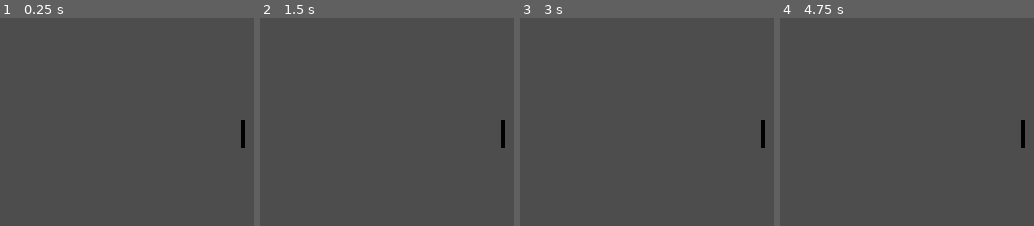
Above: before the commit, frames 1-4 (left to right).
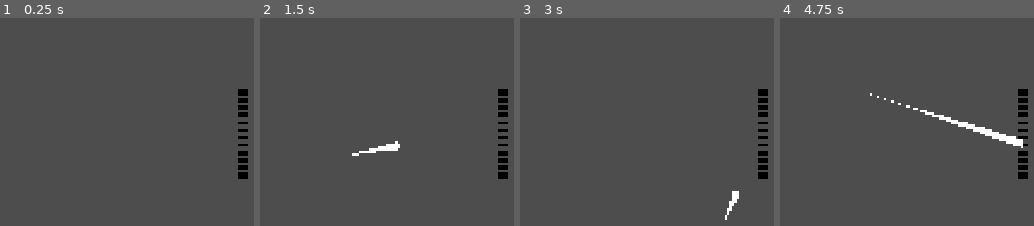
Above: after the commit, the same moments.

Repository: nstryder/Pumpkin-And-Mayhem
Game: Godot game, scene res://debug/test_slice.tscn
The game is run twice, just before and just after one commit, with the same random seed, the same clock (stepped at 60 frames per second) and the same inputs.
Inputs (mouse positions are in pixels of both pictures, inside the frame that each line leads up to):
- Up to frame 1 (0.25 s): no input
- Up to frame 2 (1.5 s): tap Enter at 0.5 s; move the mouse to (outside the picture) at 0.52 s; click (outside the picture) at 0.67 s; tap Space at 1.25 s; drag from (343, 157) to (503, 124) at 1.27 s
- Up to frame 3 (3 s): move the mouse to (outside the picture) at 2.02 s; click (outside the picture) at 2.17 s; tap Enter at 2.75 s; drag from (723, 223) to (763, 134) at 2.77 s
- Up to frame 4 (4.75 s): move the mouse to (outside the picture) at 3.52 s; click (outside the picture) at 3.67 s; tap Space at 4.25 s; drag from (782, 65) to (1023, 144) at 4.27 s

The runs differ from the first frame. In frame 1, 1.1% of the frame differs, in the area x 93-98%, y 34-78%; in frame 2, 1.5%; in frame 3, 1.3%; in frame 4, 2.2%, in the area x 35-98%, y 34-78%.

Commit message:
Add vfx to slice + Allow start click from anywhere

Diff:
--- a/debug/test_slice.tscn
+++ b/debug/test_slice.tscn
@@ -9,6 +9,6 @@
 [node name="SliceInput" parent="." unique_id=1655751501 instance=ExtResource("1_2n3ak")]
 
 [node name="Camera2D" type="Camera2D" parent="." unique_id=417564042]
-zoom = Vector2(3, 3)
+zoom = Vector2(9, 9)
 
 [connection signal="sliced" from="SliceInput" to="." method="_on_slice_input_sliced"]
--- a/project.godot
+++ b/project.godot
@@ -31,6 +31,7 @@
 window/size/viewport_height=1080
 window/stretch/mode="canvas_items"
 window/stretch/aspect="expand"
+display_server/driver.linuxbsd="wayland"
 
 [physics]
 
--- a/src/slice_input.gd
+++ b/src/slice_input.gd
@@ -22,7 +22,10 @@
 		_setup_areas()
 
 
-var is_dragging: bool = false
+var is_dragging: bool = false:
+	set(value):
+		is_dragging = value
+		trail.enabled = value
 
 var start_position: Vector2
 var end_position: Vector2
@@ -31,6 +34,8 @@
 @onready var mid_area: Area2D = $MidArea
 @onready var low_area: Area2D = $LowArea
 @onready var valid_area: Area2D = $ValidArea
+@onready var trail: Trail = $Trail
+@onready var slice_vfx: SliceVfx = $SliceVfx
 
 
 # Dragging starts if player clicks on a high or low area.
@@ -74,10 +79,6 @@
 		_on_release()
 
 
-func _physics_process(_delta: float) -> void:
-	pass
-
-
 func _event_is_left_click(event: InputEvent) -> bool:
 	if event is not InputEventMouseButton:
 		return false
@@ -91,11 +92,9 @@
 		return
 
 	var click_position: Vector2 = get_global_mouse_position()
-	if not point_touches_areas(click_position, [valid_area]):
-		return
-
 	start_position = click_position
 	is_dragging = true
+	print("Starting slice at ", start_position)
 
 
 func _on_release() -> void:
@@ -107,6 +106,8 @@
 	print("Ending slice at ", end_position)
 	if is_valid_slice():
 		sliced.emit()
+		var vfx_distance: float = (line_length / 2.0) + 24
+		slice_vfx.show_slice(Vector2(0, -vfx_distance), Vector2(0, vfx_distance), 0.1)
 
 
 ## A valid slice occurs if the formed line touches all 3 areas.
@@ -158,5 +159,4 @@
 
 
 func _on_valid_area_mouse_exited() -> void:
-	print("Mouse exiting valid area.")
 	_on_release()
--- a/src/slice_input.tscn
+++ b/src/slice_input.tscn
@@ -1,6 +1,9 @@
 [gd_scene format=3 uid="uid://bctwpvok04ek"]
 
 [ext_resource type="Script" uid="uid://dnloa08wb4rdq" path="res://src/slice_input.gd" id="1_tub0h"]
+[ext_resource type="PackedScene" uid="uid://c4im3ageme5l5" path="res://src/trail.tscn" id="2_tnnxl"]
+[ext_resource type="Script" uid="uid://mxmqleybsd5p" path="res://src/trail.gd" id="3_gvwmh"]
+[ext_resource type="Script" uid="uid://bw6tih8v6jbda" path="res://src/slice_vfx.gd" id="4_gvwmh"]
 
 [sub_resource type="RectangleShape2D" id="RectangleShape2D_lwrwe"]
 size = Vector2(24, 8)
@@ -10,6 +13,10 @@
 
 [sub_resource type="RectangleShape2D" id="RectangleShape2D_od81e"]
 size = Vector2(32, 32)
+
+[sub_resource type="Curve" id="Curve_lwrwe"]
+_data = [Vector2(0, 0), 0.0, 0.0, 0, 0, Vector2(1, 1), 0.0, 0.0, 0, 0]
+point_count = 2
 
 [node name="SliceInput" type="Node2D" unique_id=1655751501]
 script = ExtResource("1_tub0h")
@@ -36,4 +43,22 @@
 [node name="CollisionShape2D" type="CollisionShape2D" parent="ValidArea" unique_id=791782050]
 shape = SubResource("RectangleShape2D_od81e")
 
+[node name="Trail" parent="." unique_id=1965245881 instance=ExtResource("2_tnnxl")]
+points = PackedVector2Array()
+width = 2.0
+joint_mode = 2
+end_cap_mode = 2
+antialiased = true
+script = ExtResource("3_gvwmh")
+length = 16
+
+[node name="SliceVfx" type="Line2D" parent="." unique_id=1133987241]
+width = 4.0
+width_curve = SubResource("Curve_lwrwe")
+default_color = Color(1, 1, 0, 1)
+joint_mode = 2
+begin_cap_mode = 2
+end_cap_mode = 2
+script = ExtResource("4_gvwmh")
+
 [connection signal="mouse_exited" from="ValidArea" to="." method="_on_valid_area_mouse_exited"]
--- /dev/null
+++ b/src/slice_vfx.gd
@@ -0,0 +1,33 @@
+extends Line2D
+class_name SliceVfx
+
+
+var _length: int
+var _from: Vector2
+var _to: Vector2
+var _duration_secs: float
+var _current_time: float = 0.0
+
+
+func show_slice(from: Vector2, to: Vector2, duration_secs: float, length: int = 32) -> void:
+	_from = from
+	_to = to
+	_duration_secs = duration_secs
+	_length = length
+	_current_time = 0.0
+	clear_points()
+	set_process(true)
+
+
+func _process(delta: float) -> void:
+	var new_point: Vector2 = _from.lerp(_to, _current_time / _duration_secs)
+	if _current_time < _duration_secs:
+		_current_time += delta
+		add_point(new_point)
+		if points.size() > _length:
+			remove_point(0)
+	else:
+		if not points.is_empty():
+			remove_point(0)
+		else:
+			set_process(false)
--- /dev/null
+++ b/src/trail.gd
@@ -0,0 +1,23 @@
+extends Line2D
+class_name Trail
+
+@export var length: int = 32
+
+# We only want a one-way enablement so we can fade out points when disabling the trail
+var enabled: bool = false:
+	set(value):
+		enabled = value
+		if value == true:
+			set_process(true)
+
+
+func _process(_delta: float) -> void:
+	if enabled:
+		add_point(get_global_mouse_position())
+		if points.size() > length:
+			remove_point(0)
+	elif not points.is_empty():
+		remove_point(0)
+
+	if points.is_empty():
+		set_process(false)
--- /dev/null
+++ b/src/trail.tscn
@@ -0,0 +1,9 @@
+[gd_scene format=3 uid="uid://c4im3ageme5l5"]
+
+[sub_resource type="Curve" id="Curve_tub0h"]
+_data = [Vector2(0, 0), 0.0, 0.0, 0, 0, Vector2(1, 1), 0.0, 0.0, 0, 0]
+point_count = 2
+
+[node name="Trail" type="Line2D" unique_id=1965245881]
+points = PackedVector2Array(0, 0, 16, 0, 32, 0, 48, 0)
+width_curve = SubResource("Curve_tub0h")
Not shown, added: src/slice_vfx.gd.uid
Not shown, added: src/trail.gd.uid
